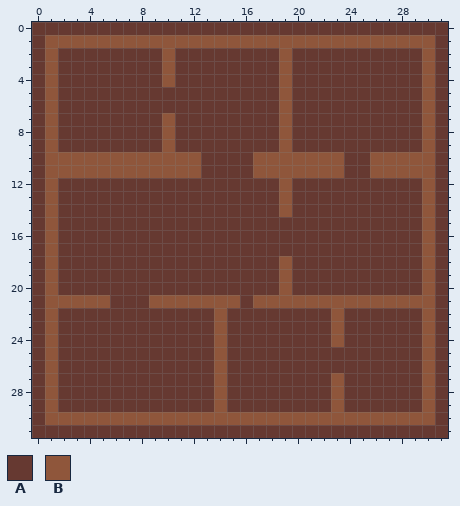
Pixel-art sprite, stored at assets/box.png. The first picture shows the starting point.
The file is 32x32 pixels.
Palette (. is transparent): A #663931  B #8f563b
Pixels before, first column x 0:
 0 AAAAAAAAAAAAAAAAAAAAAAAAAAAAAAAA
 1 ABBBBBBBBBBBBBBBBBBBBBBBBBBBBBBA
 2 ABAAAAAAAABAAAAAAAABAAAAAAAAAABA
 3 ABAAAAAAAABAAAAAAAABAAAAAAAAAABA
 4 ABAAAAAAAABAAAAAAAABAAAAAAAAAABA
 5 ABAAAAAAAAAAAAAAAAABAAAAAAAAAABA
 6 ABAAAAAAAAAAAAAAAAABAAAAAAAAAABA
 7 ABAAAAAAAABAAAAAAAABAAAAAAAAAABA
 8 ABAAAAAAAABAAAAAAAABAAAAAAAAAABA
 9 ABAAAAAAAABAAAAAAAABAAAAAAAAAABA
10 ABBBBBBBBBBBBAAAABBBBBBBAABBBBBA
11 ABBBBBBBBBBBBAAAABBBBBBBAABBBBBA
12 ABAAAAAAAAAAAAAAAAABAAAAAAAAAABA
13 ABAAAAAAAAAAAAAAAAABAAAAAAAAAABA
14 ABAAAAAAAAAAAAAAAAABAAAAAAAAAABA
15 ABAAAAAAAAAAAAAAAAAAAAAAAAAAAABA
16 ABAAAAAAAAAAAAAAAAAAAAAAAAAAAABA
17 ABAAAAAAAAAAAAAAAAAAAAAAAAAAAABA
18 ABAAAAAAAAAAAAAAAAABAAAAAAAAAABA
19 ABAAAAAAAAAAAAAAAAABAAAAAAAAAABA
20 ABAAAAAAAAAAAAAAAAABAAAAAAAAAABA
21 ABBBBBAAABBBBBBBABBBBBBBBBBBBBBA
22 ABAAAAAAAAAAAABAAAAAAAABAAAAAABA
23 ABAAAAAAAAAAAABAAAAAAAABAAAAAABA
24 ABAAAAAAAAAAAABAAAAAAAABAAAAAABA
25 ABAAAAAAAAAAAABAAAAAAAAAAAAAAABA
26 ABAAAAAAAAAAAABAAAAAAAAAAAAAAABA
27 ABAAAAAAAAAAAABAAAAAAAABAAAAAABA
28 ABAAAAAAAAAAAABAAAAAAAABAAAAAABA
29 ABAAAAAAAAAAAABAAAAAAAABAAAAAABA
30 ABBBBBBBBBBBBBBBBBBBBBBBBBBBBBBA
31 AAAAAAAAAAAAAAAAAAAAAAAAAAAAAAAA
After:
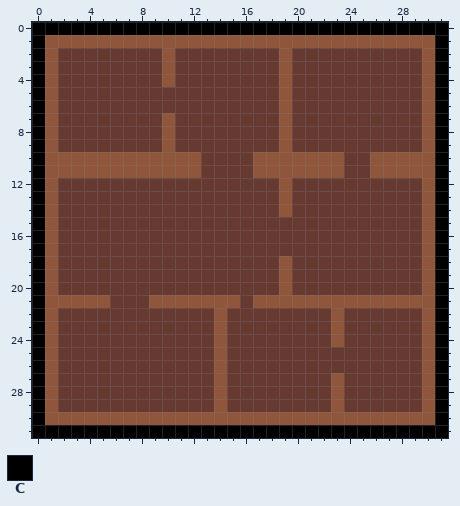
Colours new in this view: C #000000
Change:
Changed rows in their new state; - is an unchanged pixel.
first column x 0:
 0 CCCCCCCCCCCCCCCCCCCCCCCCCCCCCCCC
 1 C------------------------------C
 2 C------------------------------C
 3 C------------------------------C
 4 C------------------------------C
 5 C------------------------------C
 6 C------------------------------C
 7 C------------------------------C
 8 C------------------------------C
 9 C------------------------------C
10 C------------------------------C
11 C------------------------------C
12 C------------------------------C
13 C------------------------------C
14 C------------------------------C
15 C------------------------------C
16 C------------------------------C
17 C------------------------------C
18 C------------------------------C
19 C------------------------------C
20 C------------------------------C
21 C------------------------------C
22 C------------------------------C
23 C------------------------------C
24 C------------------------------C
25 C------------------------------C
26 C------------------------------C
27 C------------------------------C
28 C------------------------------C
29 C------------------------------C
30 C------------------------------C
31 CCCCCCCCCCCCCCCCCCCCCCCCCCCCCCCC
Where, in picture pixels (left, top, right, bottom), the same in both pictures:
changed: (32, 22, 448, 438)
